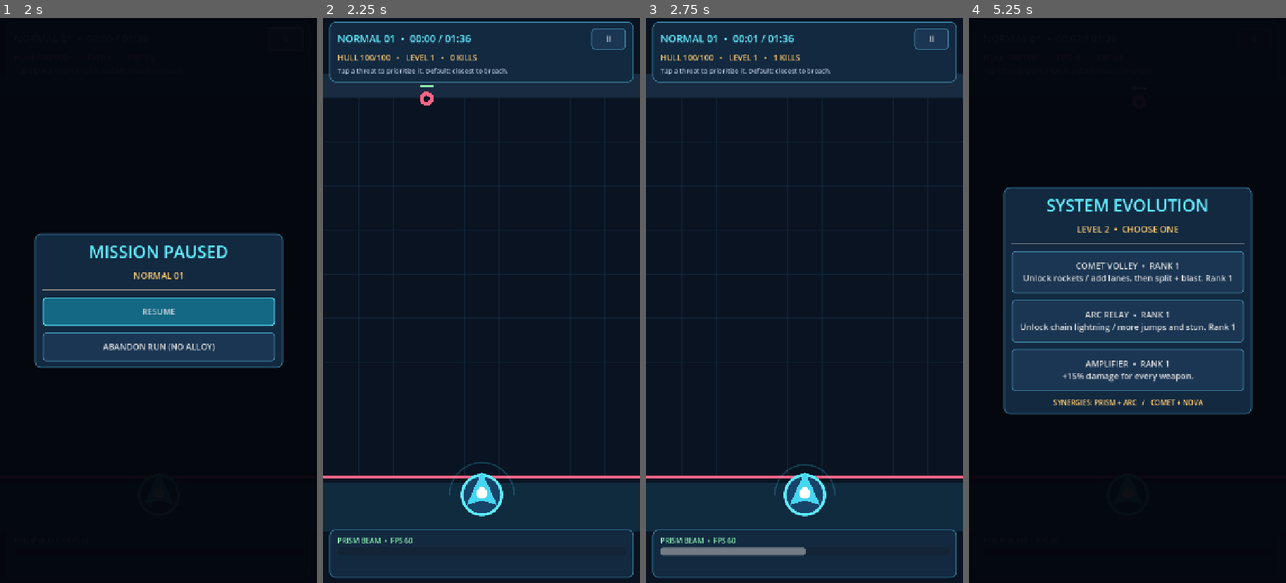
Above: before the commit, frames 1-4 (left to right).
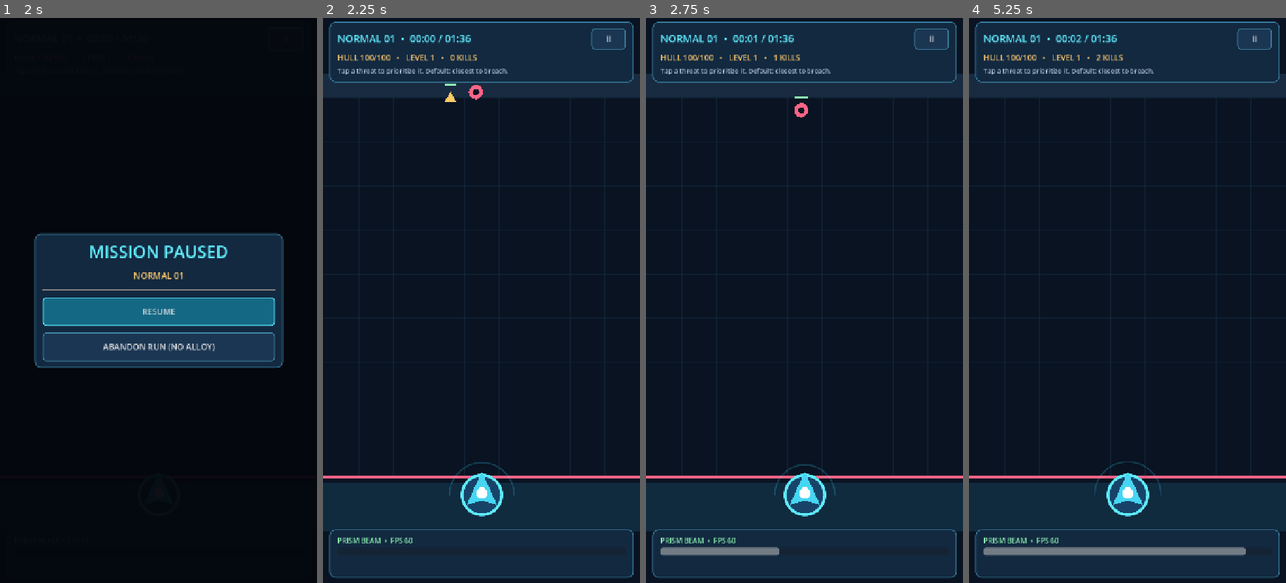
Above: after the commit, the same moments.

Repository: dante-souza/bastion_zero
Game: Godot game, scene res://scenes/main.tscn
The game is run twice, just before and just after one commit, with the same random seed, the same clock (stepped at 60 frames per second) and the same inputs.
Inputs:
- Up to frame 1 (2 s): click "DEPLOY • NORMAL 01" at 0.5 s; click "II" at 1.25 s
- Up to frame 2 (2.25 s): click "RESUME" at 2 s
- Up to frame 3 (2.75 s): no input
- Up to frame 4 (5.25 s): click "II" at 2.75 s; click "RESUME" at 3.5 s; click "II" at 4.25 s; click "RESUME" at 5 s

Frame 1 is identical in both runs. In frame 2, 0.2% of the frame differs, in the area x 30-51%, y 11-16%; in frame 3, 0.2%; in frame 4, 63%, in the area x 0-100%, y 0-100%.

Commit message:
feat(combat): formations, tank armor, runner evasion, elite phase II, damage feedback and beam balance

Diff:
--- a/scripts/arena.gd
+++ b/scripts/arena.gd
@@ -41,6 +41,12 @@
 var _hud_timer := 0.0
 var _visual_clock := 0.0
 var _elite_spawned := false
+var _elite_enraged := false
+var formation_index := 0
+var formation_name := "LINE"
+var breaches := 0
+var combat_event := "DEFENSE ONLINE"
+var event_time := 0.0
 
 func _ready() -> void:
     rng.randomize()
@@ -76,6 +82,12 @@
     _hud_timer = 0.0
     _visual_clock = 0.0
     _elite_spawned = false
+    _elite_enraged = false
+    formation_index = 0
+    formation_name = "LINE"
+    breaches = 0
+    combat_event = "DEFENSE ONLINE"
+    event_time = 3.0
     state = "running"
     stats_changed.emit(snapshot())
     queue_redraw()
@@ -88,7 +100,9 @@
         "level": level, "xp": xp, "next_xp": GameCatalog.next_level_xp(level),
         "kills": kills, "hull": hull, "max_hull": max_hull,
         "weapons": levels.duplicate(), "focus": focused_id,
-        "enemies": enemies.size(), "damage": weapon_damage.duplicate()
+        "enemies": enemies.size(), "damage": weapon_damage.duplicate(),
+        "formation": formation_name, "breaches": breaches,
+        "event": combat_event if event_time > 0.0 else ""
     }
 
 func toggle_pause() -> void:
@@ -132,17 +146,21 @@
     if state != "running":
         return
     elapsed += delta
+    event_time = maxf(0.0, event_time - delta)
     _spawn_timer -= delta
     if elapsed < GameCatalog.stage_duration(stage) and _spawn_timer <= 0.0:
         _spawn_formation()
         var progress: float = minf(1.0, elapsed / GameCatalog.stage_duration(stage))
-        _spawn_timer = (1.32 - 0.59 * progress - float(stage - 1) * 0.12) * rng.randf_range(0.83, 1.2)
+        _spawn_timer = maxf(1.30, 2.55 - 0.74 * progress - float(stage - 1) * 0.24) * rng.randf_range(0.85, 1.15)
     if stage == 2 and not _elite_spawned and elapsed > GameCatalog.stage_duration(stage) * 0.60:
         _elite_spawned = true
         _spawn_enemy("elite", 360.0, 155.0)
+        combat_event = "ELITE SIGNATURE DETECTED"
+        event_time = 4.0
     _move_enemies(delta)
     if state != "running":
         return
+    _process_elite_phase()
     _move_projectiles(delta)
     _update_effects(delta)
     _tick_weapons(delta)
@@ -158,24 +176,19 @@
 func _spawn_formation() -> void:
     if enemies.size() >= MAX_ENEMIES:
         return
-    var phase: float = elapsed / GameCatalog.stage_duration(stage)
-    var count := 1
-    if phase > 0.28:
-        count = 2
-    if phase > 0.65 or stage == 2 and phase > 0.40:
-        count = 3
-    var origin_x: float = rng.randf_range(140.0, 570.0)
-    for i in range(count):
+    formation_name = CombatDirector.pattern_for(stage, elapsed, formation_index)
+    var members: Array[Dictionary] = CombatDirector.formation(stage, elapsed, formation_index, rng)
+    var created := 0
+    for member in members:
         if enemies.size() >= MAX_ENEMIES:
             break
-        var choice: float = rng.randf()
-        var kind := "grunt"
-        if choice < 0.29 + (0.08 if stage == 2 else 0.0):
-            kind = "runner"
-        elif choice > 0.85 - phase * 0.20:
-            kind = "tank"
-        var x: float = clampf(origin_x + (i - (count - 1.0) / 2.0) * 92.0, 35.0, 685.0)
-        _spawn_enemy(kind, x, 170.0 - i * 46.0)
+        _spawn_enemy(String(member["kind"]), float(member["x"]), float(member["y"]))
+        created += 1
+    if created > 0:
+        combat_event = "THREATS: %s" % formation_name
+        event_time = 2.4
+        formation_index += 1
+
 
 func _spawn_enemy(kind: String, x: float = 360.0, y: float = 150.0) -> void:
     var hp := 29.0
@@ -208,7 +221,7 @@
         "origin_x": x, "hp": hp * scaling, "max_hp": hp * scaling,
         "speed": speed, "radius": radius, "damage": hit,
         "xp": reward_xp, "slow": 0.0, "stun": 0.0,
-        "phase": rng.randf_range(0.0, TAU)
+        "phase": rng.randf_range(0.0, TAU), "flash": 0.0
     })
     next_enemy_id += 1
 
@@ -220,12 +233,29 @@
         var stun: float = float(enemy["stun"])
         enemy["slow"] = maxf(0.0, slow - delta)
         enemy["stun"] = maxf(0.0, stun - delta)
+        enemy["flash"] = maxf(0.0, float(enemy["flash"]) - delta)
         if stun <= 0.0:
-            pos.y += float(enemy["speed"]) * (0.48 if slow > 0.0 else 1.0) * delta
-            pos.x = clampf(float(enemy["origin_x"]) + sin(pos.y * 0.010 + float(enemy["phase"])) * 22.0, 24.0, 696.0)
+            var kind: String = String(enemy["kind"])
+            var pace: float = float(enemy["speed"])
+            if kind == "elite" and _elite_enraged:
+                pace *= 1.35
+            pos.y += pace * (0.48 if slow > 0.0 else 1.0) * delta
+            var amplitude: float = 18.0
+            var frequency: float = 0.010
+            if kind == "runner":
+                amplitude = 66.0
+                frequency = 0.023
+            elif kind == "tank":
+                amplitude = 7.0
+            elif kind == "elite":
+                amplitude = 19.0
+            pos.x = clampf(float(enemy["origin_x"]) + sin(pos.y * frequency + float(enemy["phase"])) * amplitude, 24.0, 696.0)
             enemy["pos"] = pos
         if pos.y >= GameCatalog.BREACH_Y:
             hull = maxf(0.0, hull - float(enemy["damage"]))
+            breaches += 1
+            combat_event = "BREACH!  -%d HULL" % roundi(float(enemy["damage"]))
+            event_time = 2.0
             _effect("ring", Vector2(pos.x, GameCatalog.BREACH_Y), Vector2.ZERO, 76.0, RED, 0.42)
             if int(enemy["id"]) == focused_id:
                 focused_id = -1
@@ -233,6 +263,25 @@
             if hull <= 0.0:
                 _finish(false)
                 return
+
+func _process_elite_phase() -> void:
+    if stage != 2 or not _elite_spawned or _elite_enraged:
+        return
+    for enemy in enemies:
+        if String(enemy["kind"]) != "elite":
+            continue
+        if float(enemy["hp"]) / maxf(1.0, float(enemy["max_hp"])) > 0.55:
+            return
+        _elite_enraged = true
+        combat_event = "ELITE PHASE II - ESCORTS"
+        event_time = 5.0
+        var at: Vector2 = enemy["pos"]
+        _effect("ring", at, Vector2.ZERO, 148.0, RED, 0.80)
+        if enemies.size() <= MAX_ENEMIES - 2:
+            _spawn_enemy("runner", clampf(at.x - 150.0, 40.0, 680.0), at.y - 35.0)
+            _spawn_enemy("runner", clampf(at.x + 150.0, 40.0, 680.0), at.y - 35.0)
+        return
+
 
 func _move_projectiles(delta: float) -> void:
     for i in range(projectiles.size() - 1, -1, -1):
@@ -287,7 +336,7 @@
     _arc_timer -= delta
     _nova_timer -= delta
     if _beam_timer <= 0.0:
-        _beam_timer = maxf(0.37, 0.78 - 0.07 * int(levels["beam"])) / cadence
+        _beam_timer = maxf(0.49, 0.87 - 0.055 * int(levels["beam"])) / cadence
         _fire_beam()
     if int(levels["volley"]) > 0 and _volley_timer <= 0.0:
         _volley_timer = maxf(0.75, 2.35 - 0.19 * int(levels["volley"])) / cadence
@@ -331,7 +380,7 @@
         var angle: float = base_angle + (float(lane) - (beams - 1.0) / 2.0) * 0.13
         var direction := Vector2.from_angle(angle)
         var end: Vector2 = G + direction * 1300.0
-        _effect("beam", G + Vector2(0.0, -42.0), end, 6.0 + int(levels["beam"]), CYAN, 0.22)
+        _effect("beam", G + Vector2(0.0, -42.0), end, 4.0 + int(levels["beam"]), CYAN, 0.16)
         var hits: Array[Dictionary] = []
         for enemy in enemies:
             var offset: Vector2 = Vector2(enemy["pos"]) - G
@@ -344,7 +393,7 @@
         hits.sort_custom(func(a: Dictionary, b: Dictionary) -> bool: return float(a["distance"]) < float(b["distance"]))
         var pierce: int = 1 + int(levels["beam"])
         for i in range(mini(pierce, hits.size())):
-            _damage_by_id(int(hits[i]["id"]), _power(32.0 + int(levels["beam"]) * 12.0), "beam")
+            _damage_by_id(int(hits[i]["id"]), _power(28.0 + int(levels["beam"]) * 8.0), "beam")
 
 func _fire_volley() -> void:
     var target_idx: int = _target_index(_range(1070.0))
@@ -435,7 +484,9 @@
     if idx < 0:
         return 0.0
     var enemy: Dictionary = enemies[idx]
-    var actual: float = minf(maxf(0.0, amount), maxf(0.0, float(enemy["hp"])))
+    var effective: float = amount * GameCatalog.damage_factor(String(enemy["kind"]), source)
+    var actual: float = minf(maxf(0.0, effective), maxf(0.0, float(enemy["hp"])))
+    enemy["flash"] = 0.16
     enemy["hp"] = float(enemy["hp"]) - actual
     weapon_damage[source] = float(weapon_damage.get(source, 0.0)) + actual
     if not low_fx:
@@ -476,7 +527,8 @@
     run_completed.emit(victory, {
         "stage": stage, "kills": kills, "time": elapsed, "level": level,
         "reward": GameCatalog.reward(kills, stage, victory),
-        "damage": weapon_damage.duplicate()
+        "damage": weapon_damage.duplicate(), "breaches": breaches,
+        "formations": formation_index
     })
 
 func _effect(kind: String, a: Vector2, b: Vector2, radius: float, color: Color, duration: float) -> void:
@@ -524,6 +576,12 @@
             _:
                 draw_circle(at, radius, shade)
                 draw_circle(at, radius * 0.44, DARK)
+        if float(enemy["flash"]) > 0.0:
+            draw_arc(at, radius + 5.0, 0, TAU, 26, Color(1, 1, 1, 0.8), 2.4, true)
+        if enemy["kind"] == "tank":
+            draw_arc(at, radius + 7.0, 0, TAU, 24, Color("#8a9ee2"), 2.0, true)
+        if enemy["kind"] == "elite" and _elite_enraged:
+            draw_arc(at, radius + 21.0, 0, TAU, 36, RED, 4.0, true)
         var fraction: float = clampf(float(enemy["hp"]) / float(enemy["max_hp"]), 0.0, 1.0)
         draw_rect(Rect2(at + Vector2(-radius, -radius - 16), Vector2(radius * 2.0, 5)), Color("#29374b"), true)
         draw_rect(Rect2(at + Vector2(-radius, -radius - 16), Vector2(radius * 2.0 * fraction, 5)), GREEN, true)
@@ -540,8 +598,8 @@
         shade.a = alpha
         match String(fx["kind"]):
             "beam":
-                draw_line(fx["a"], fx["b"], shade, float(fx["radius"]) + 4.0 * alpha, true)
-                draw_line(fx["a"], fx["b"], Color(1, 1, 1, alpha), 2.0, true)
+                draw_line(fx["a"], fx["b"], shade, float(fx["radius"]) + 2.0 * alpha, true)
+                draw_line(fx["a"], fx["b"], Color(1, 1, 1, alpha * 0.50), 1.4, true)
             "ring":
                 draw_arc(fx["a"], float(fx["radius"]) * (1.0 - 0.35 * alpha), 0, TAU, 28, shade, 4.0, true)
             "flash":
